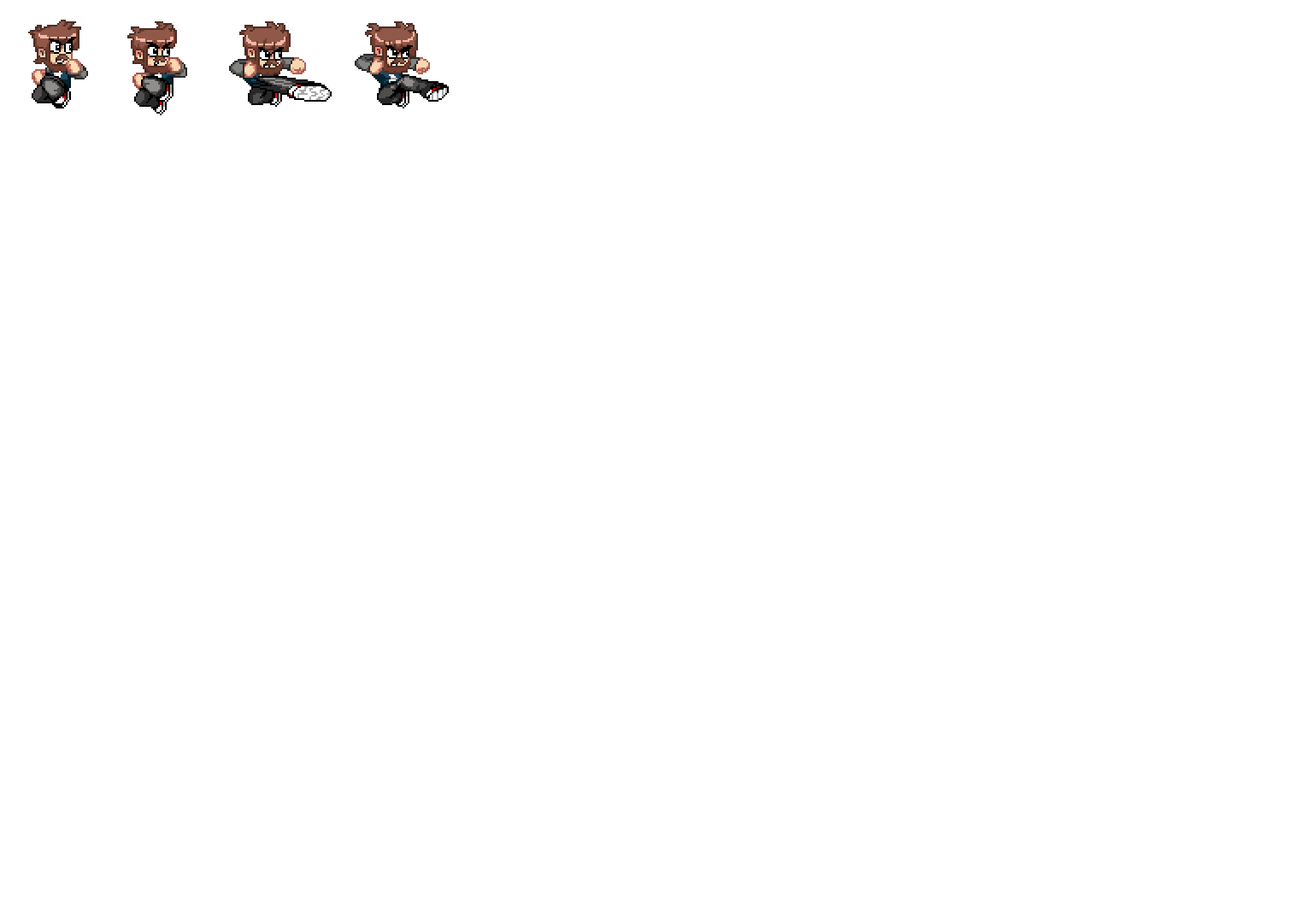
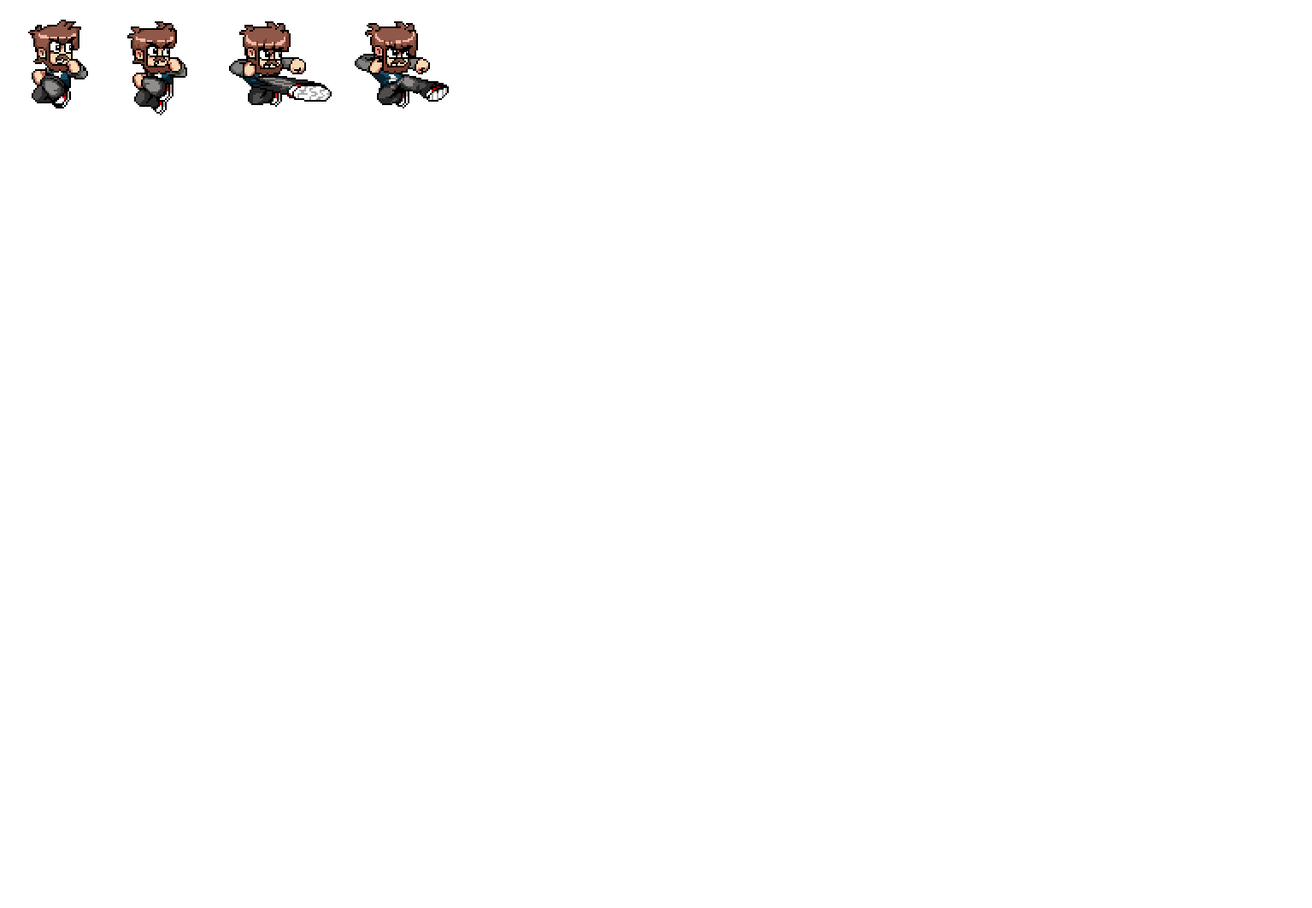
Revision of a layered 1312x908 image; what changed, layer by layer:
added layer "Camada 4" in group "Agrupar 1" over [28, 19, 430, 94]
